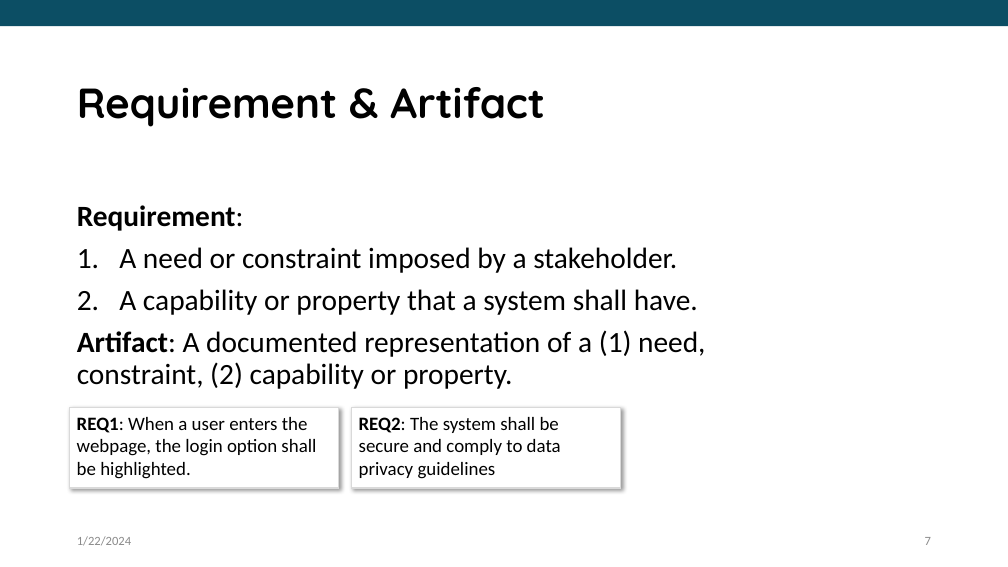
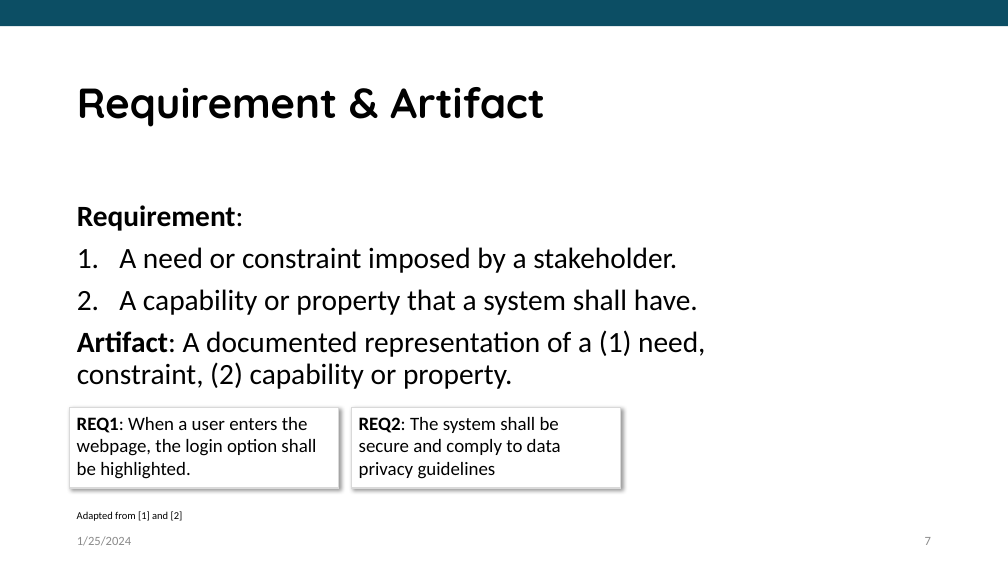
Before and after one commit to bth-dipt-teaching/req-eng-fundamentals, a slide deck: slide 7 of Fundamentals of Requirements Engineering.pptx. Drawn at 1008x567 pixels with LibreOffice and Linux fonts; fonts in the diff are those of the drawing; background and template pictures are left out. Boxes give left, top, right and bottom in pixels: in the first picture for what was removed or moved away, otherwise in the second. Text is boxed around its words. In the diff, an @@ line names an element or a change of style, - is before the commit and + after.

```diff
--- a/Fundamentals of Requirements Engineering.pptx
+++ b/Fundamentals of Requirements Engineering.pptx
@@ text at [77,536,131,546]: text changed @@
-1/22/2024
+1/25/2024
@@ text added at [77,511,183,521], 10 pt, text #000000 @@
+Adapted from [1] and [2]
```
Also in this commit, not shown: 40 other slides changed, 1 slide added, 1 other file.
